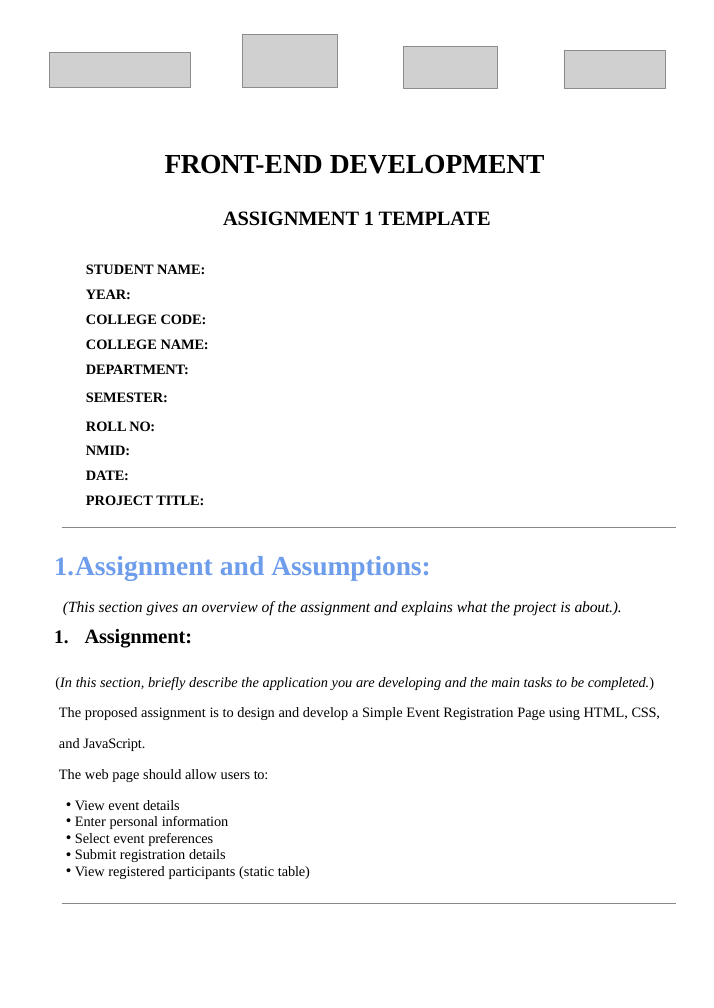
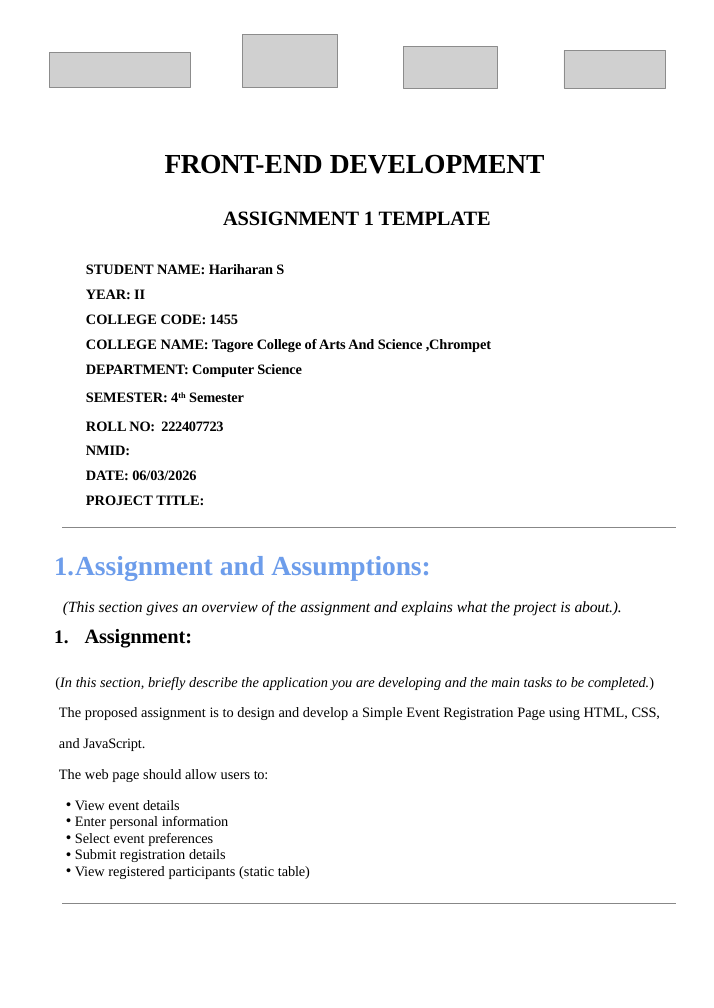
Before and after one commit to mr-heain/event-registration, a slide deck: slide 1 of ppt/FE Assignment-1 Template.pptx. Drawn at 714x1008 pixels with LibreOffice and Linux fonts; fonts in the diff are those of the drawing; grey boxes stand for pictures. Boxes give left, top, right and bottom in pixels: in the first picture for what was removed or moved away, otherwise in the second. Text is boxed around its words. In the diff, an @@ line names an element or a change of style, - is before the commit and + after.

```diff
--- a/ppt/FE Assignment-1 Template.pptx
+++ b/ppt/FE Assignment-1 Template.pptx
@@ text at <box>86,264,491,431</box>: text changed @@
-STUDENT NAME:
-YEAR:
-COLLEGE CODE:
-COLLEGE NAME:
-DEPARTMENT:
-SEMESTER:
-ROLL NO:
+STUDENT NAME: Hariharan S
+YEAR: II
+COLLEGE CODE: 1455
+COLLEGE NAME: Tagore College of Arts And Science ,Chrompet
+DEPARTMENT: Computer Science
+SEMESTER: 4th Semester
+ROLL NO: 222407723
@@ text at <box>86,470,196,480</box>: text changed @@
-DATE:
+DATE: 06/03/2026
```
Also in this commit, not shown: 2 other files.
